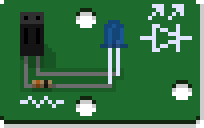
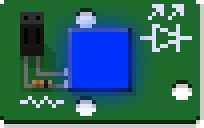
Revision of a layered w=204, h=128 image; what changed, layer by layer:
hid "Layer 6" over (x1=100, y1=20, x2=128, y2=84)
added layer "Layer 8" in group "antenna ic" over (x1=72, y1=32, x2=128, y2=88)
painted on "comp shadow" over (x1=72, y1=32, x2=136, y2=96)
removed layer "Layer 4" from group "antenna ic" over (x1=44, y1=4, x2=156, y2=116)
added layer "Layer 7" in group "antenna ic" over (x1=44, y1=4, x2=156, y2=116)
